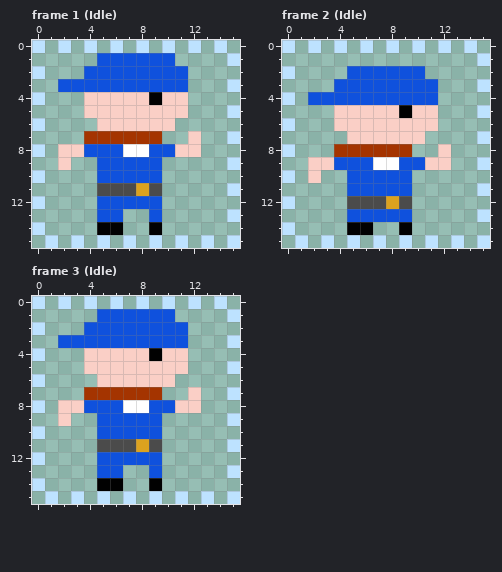
Pixel-art file, stored at data/sprites/farmer.ase. Above: the version before the commit.
16x16 pixels, 4 frames. Shown: frame 1 (Idle), frame 2 (Idle), frame 3 (Idle). The commit also changed other frames, which this record leaves out.
Now the later version:
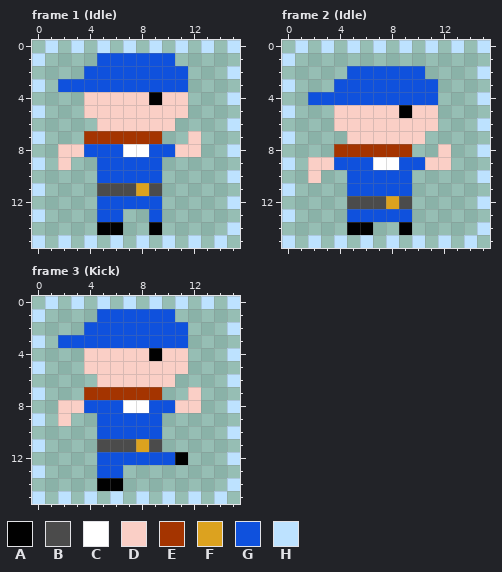
Palette (. is transparent): A #010101  B #4b4b4b  C #ffffff  D #facfc6  E #a43400  F #dca21f  G #0f51dd  H #bde2ff
Difference:
layer "Farmer" added
layer "Bounding Box" added
layer "Layer 1" removed
--- frame 1 (Idle)
@@ x 0..15 @@
- 0 H.H.H.H.H.H.H.H.
- 1 .....GGGGGG....H
- 2 H...GGGGGGGG....
- 3 ..GGGGGGGGGG...H
- 4 H...DDDDDADD....
- 5 ....DDDDDDDD...H
- 6 H....DDDDDD.....
- 7 ....EEEEEE..D..H
- 8 H.DDGGGCCGGDD...
- 9 ..D..GGGGG.....H
-10 H....GGGGG......
-11 .....BBBFB.....H
-12 H....GGGGG......
-13 .....GG..G.....H
-14 H....AA..A......
-15 .H.H.H.H.H.H.H.H
+ 0 .H.H.H.H.H.H.H.H
+ 1 H....GGGGGG.....
+ 2 ....GGGGGGGG...H
+ 3 H.GGGGGGGGGG....
+ 4 ....DDDDDADD...H
+ 5 H...DDDDDDDD....
+ 6 .....DDDDDD....H
+ 7 H...EEEEEE..D...
+ 8 ..DDGGGCCGGDD..H
+ 9 H.D..GGGGG......
+10 .....GGGGG.....H
+11 H....BBBFB......
+12 .....GGGGG.....H
+13 H....GG..G......
+14 .....AA..A.....H
+15 H.H.H.H.H.H.H.H.
--- frame 2 (Idle)
@@ x 0..15 @@
- 0 H.H.H.H.H.H.H.H.
- 1 ...............H
- 2 H....GGGGGG.....
- 3 ....GGGGGGGG...H
- 4 H.GGGGGGGGGG....
- 5 ....DDDDDADD...H
- 6 H...DDDDDDDD....
- 7 .....DDDDDD....H
- 8 H...EEEEEE..D...
- 9 ..DDGGGCCGGDD..H
-10 H.D..GGGGG......
-11 .....GGGGG.....H
-12 H....BBBFB......
-13 .....GGGGG.....H
-14 H....AA..A......
-15 .H.H.H.H.H.H.H.H
+ 0 .H.H.H.H.H.H.H.H
+ 1 H...............
+ 2 .....GGGGGG....H
+ 3 H...GGGGGGGG....
+ 4 ..GGGGGGGGGG...H
+ 5 H...DDDDDADD....
+ 6 ....DDDDDDDD...H
+ 7 H....DDDDDD.....
+ 8 ....EEEEEE..D..H
+ 9 H.DDGGGCCGGDD...
+10 ..D..GGGGG.....H
+11 H....GGGGG......
+12 .....BBBFB.....H
+13 H....GGGGG......
+14 .....AA..A.....H
+15 H.H.H.H.H.H.H.H.
--- frame 3 (Kick)
@@ x 0..15 @@
- 0 H.H.H.H.H.H.H.H.
- 1 .....GGGGGG....H
- 2 H...GGGGGGGG....
- 3 ..GGGGGGGGGG...H
- 4 H...DDDDDADD....
- 5 ....DDDDDDDD...H
- 6 H....DDDDDD.....
- 7 ....EEEEEE..D..H
- 8 H.DDGGGCCGGDD...
- 9 ..D..GGGGG.....H
-10 H....GGGGG......
-11 .....BBBFB.....H
-12 H....GGGGG......
-13 .....GG..G.....H
-14 H....AA..A......
-15 .H.H.H.H.H.H.H.H
+ 0 .H.H.H.H.H.H.H.H
+ 1 H....GGGGGG.....
+ 2 ....GGGGGGGG...H
+ 3 H.GGGGGGGGGG....
+ 4 ....DDDDDADD...H
+ 5 H...DDDDDDDD....
+ 6 .....DDDDDD....H
+ 7 H...EEEEEE..D...
+ 8 ..DDGGGCCGGDD..H
+ 9 H.D..GGGGG......
+10 .....GGGGG.....H
+11 H....BBBFB......
+12 .....GGGGGGA...H
+13 H....GG.........
+14 .....AA........H
+15 H.H.H.H.H.H.H.H.
